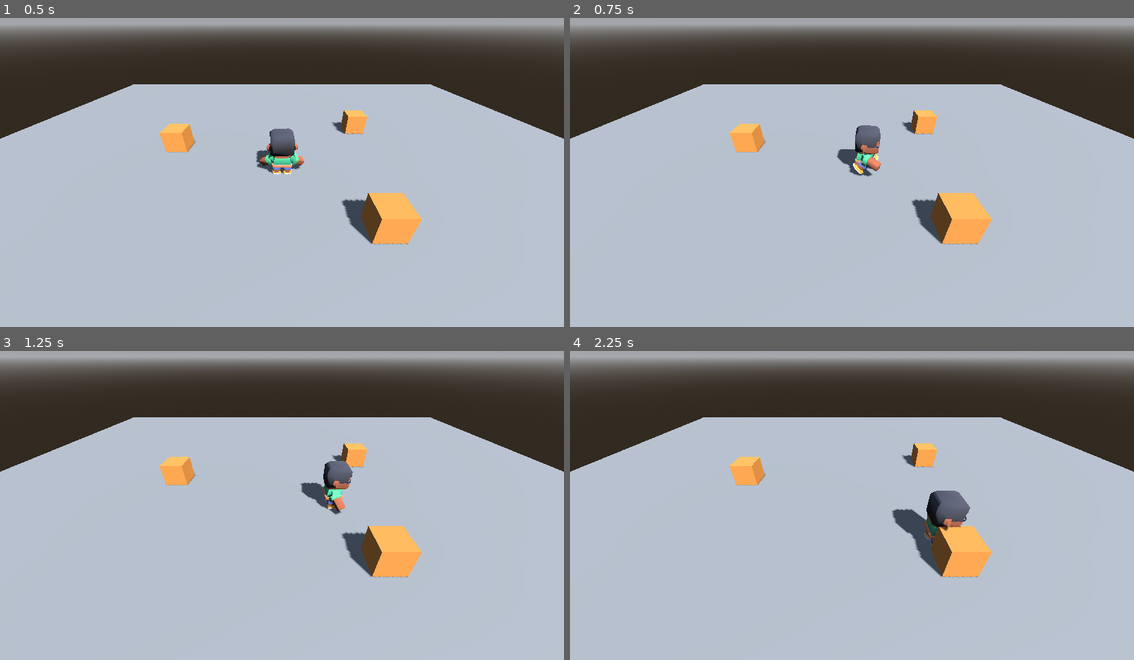
Above: before the commit, frames 1-4 (two rows, left to right).
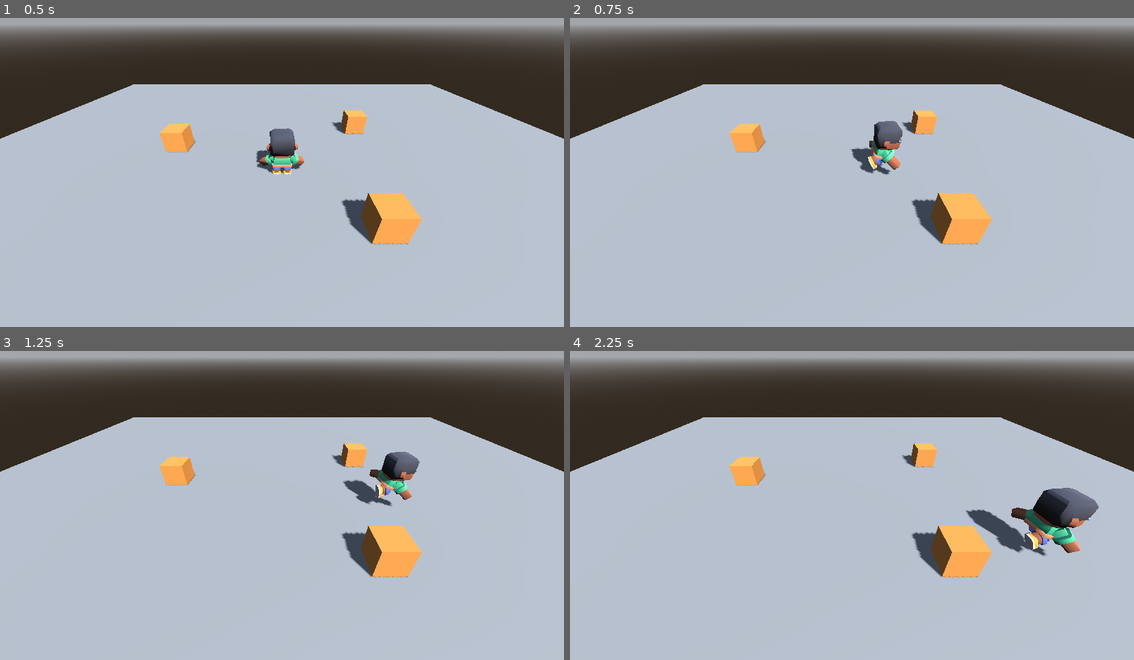
Above: after the commit, the same moments.

Repository: lunisgit-hub/The-Lost-Library
Game: Godot game, scene res://main.tscn
The game is run twice, just before and just after one commit, with the same random seed, the same clock (stepped at 60 frames per second) and the same inputs.
Inputs:
- Up to frame 1 (0.5 s): no input
- Up to frame 2 (0.75 s): tap Enter at 0.5 s; hold D (move_right) from 0.53 s (still down); hold Shift (correr, bound only after the commit) from 0.53 s (still down)
- Up to frame 3 (1.25 s): keep holding D (move_right); keep holding Shift (correr, bound only after the commit)
- Up to frame 4 (2.25 s): release D (move_right) at 1.28 s; release Shift (correr, bound only after the commit) at 1.28 s; hold S (move_down) 1.28-2.03 s; tap Ctrl (rodar) at 1.35 s; tap Shift (correr, bound only after the commit) at 1.55 s; hold D (move_right) from 2.03 s (still down); hold Shift (correr, bound only after the commit) from 2.03 s (still down)

Frame 1 is identical in both runs. In frame 2, 1.4% of the frame differs, in the area x 47-59%, y 33-52%; in frame 3, 2.0%; in frame 4, 3.8%, in the area x 57-94%, y 44-67%.

Commit message:
T7 N1 - Tarea A - correr y la diagonal

Diff:
--- a/personaje.gd
+++ b/personaje.gd
@@ -1,37 +1,35 @@
 extends CharacterBody3D
 
 @export var camara: Camera3D
-@export var speed = 3.0
+@export var speed_caminar = 3.0
+@export var speed_correr = 6.0
 @onready var anim = $Modelo/AnimationPlayer
 
-# Enchufes: otros scripts (las acciones del juego) cambian estas tres variables.
-var multiplicador = 1.0     # 1 = rapidez normal, 0.5 = la mitad, 0 = quieto
-var empuje = Vector3.ZERO   # velocidad extra en m/s (dash, retroceso)
-var accion = ""             # animación de la acción; "" = ninguna
-
-
-func _ready():
-	if camara == null:
-		camara = get_viewport().get_camera_3d()
-
+var multiplicador = 1.0
+var empuje = Vector3.ZERO
+var accion = ""
 
 func _physics_process(delta):
 	velocity += get_gravity() * delta
+	var input_dir = Input.get_vector("move_left", "move_right", "move_up", "move_down")
+	var entrada = Vector3(input_dir.x, 0.0, input_dir.y)
 
-	var input_dir = Input.get_vector("move_left", "move_right",
-		"move_up", "move_down")
-	var entrada = Vector3(input_dir.x, 0.0, input_dir.y)
-	var direction = camara.global_basis * entrada
-	direction.y = 0.0
-	direction = direction.normalized()
+	var giro_cam = camara.global_rotation.y
+	var direction = entrada.rotated(Vector3.UP, giro_cam).normalized()
+
+	var corre = Input.is_action_pressed("correr")
+	var speed = speed_correr if corre else speed_caminar
 
 	velocity.x = direction.x * speed * multiplicador + empuje.x
 	velocity.z = direction.z * speed * multiplicador + empuje.z
 
 	if direction.length() > 0:
 		basis = Basis.looking_at(direction)
+
 	if accion != "":
 		anim.play(accion)
+	elif direction.length() > 0 and corre:
+		anim.play("sprint")
 	elif direction.length() > 0:
 		anim.play("walk")
 	else:
--- a/project.godot
+++ b/project.godot
@@ -46,6 +46,16 @@
 "events": [Object(InputEventKey,"resource_local_to_scene":false,"resource_name":"","device":-1,"window_id":0,"alt_press …(195 unchanged characters)…
 ]
 }
+correr={
+"deadzone": 0.2,
+"events": [Object(InputEventKey,"resource_local_to_scene":false,"resource_name":"","device":-1,"window_id":0,"alt_pressed":false,"shift_pressed":false,"ctrl_pressed":false,"meta_pressed":false,"pressed":false,"keycode":0,"physical_keycode":4194325,"key_label":0,"unicode":0,"location":0,"echo":false,"script":null)
+]
+}
+combate={
+"deadzone": 0.2,
+"events": [Object(InputEventKey,"resource_local_to_scene":false,"resource_name":"","device":-1,"window_id":0,"alt_pressed":false,"shift_pressed":false,"ctrl_pressed":false,"meta_pressed":false,"pressed":false,"keycode":0,"physical_keycode":67,"key_label":0,"unicode":99,"location":0,"echo":false,"script":null)
+]
+}
 
 [physics]
 
